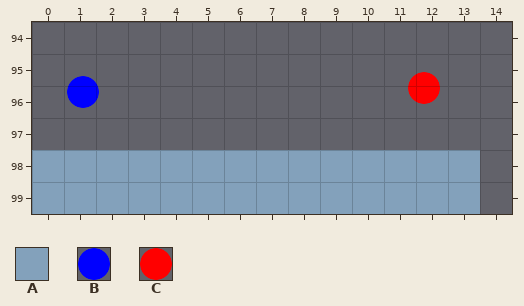
Two versions of a level (Tiled map, core/assets/maps/geometry.tmx). The first picture shows the starting point.
Cells are 32x32 px. Shown: x 0..14, y 94..99.
Key: from "level": A 0 "block", B 1 "blue_circle", C 2 "red_circle".
_ is an empty cell.
Objects are placed by their top-left corner, in cells (3,4 is the top-left corner of cell 3,4); size is 1x1 cell unless given.
Layer "Tile Layer 1" before, first column x 0:
 94 _______________
 95 _______________
 96 _______________
 97 _______________
 98 AAAAAAAAAAAAAA_
 99 AAAAAAAAAAAAAA_
Objects on layer "Actors" before:
C "red_circle" at 11.8,95.6
B "blue_circle" at 1.1,95.7
And afterwards:
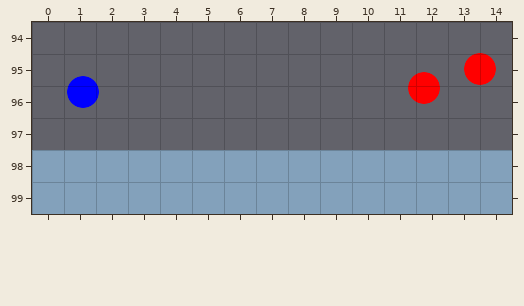
The exact change:
{"where": "layer \"Tile Layer 1\""}
{"y":98,"x":14,"old":"_","new":"A"}
{"y":99,"x":14,"old":"_","new":"A"}
{"where": "layer \"Actors\""}
{"now": "C \"red_circle\" at 13.5,95"}
{"label":"added","picture_box":[464,53,496,85]}
{"label":"added","picture_box":[480,150,512,214]}
